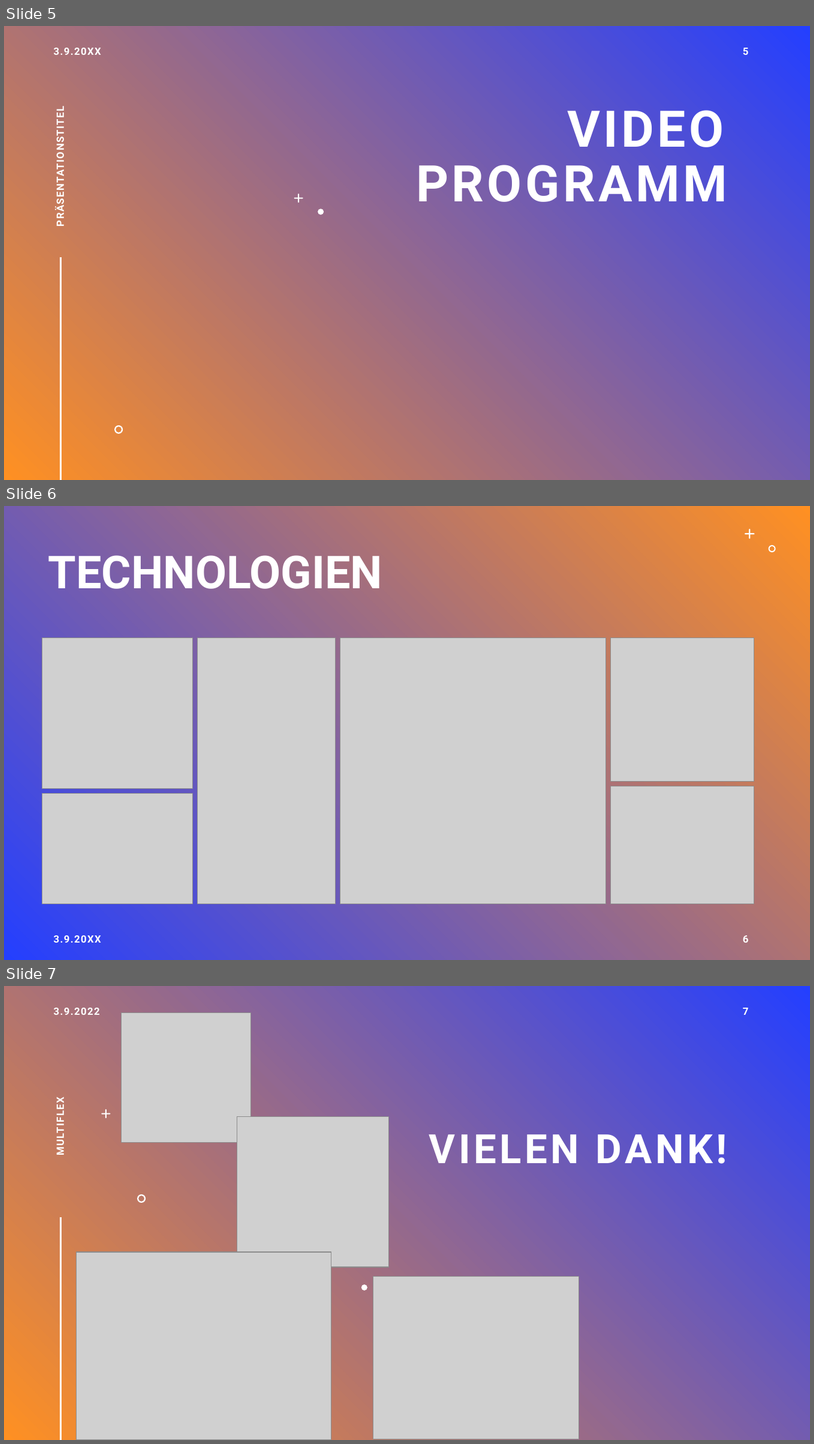
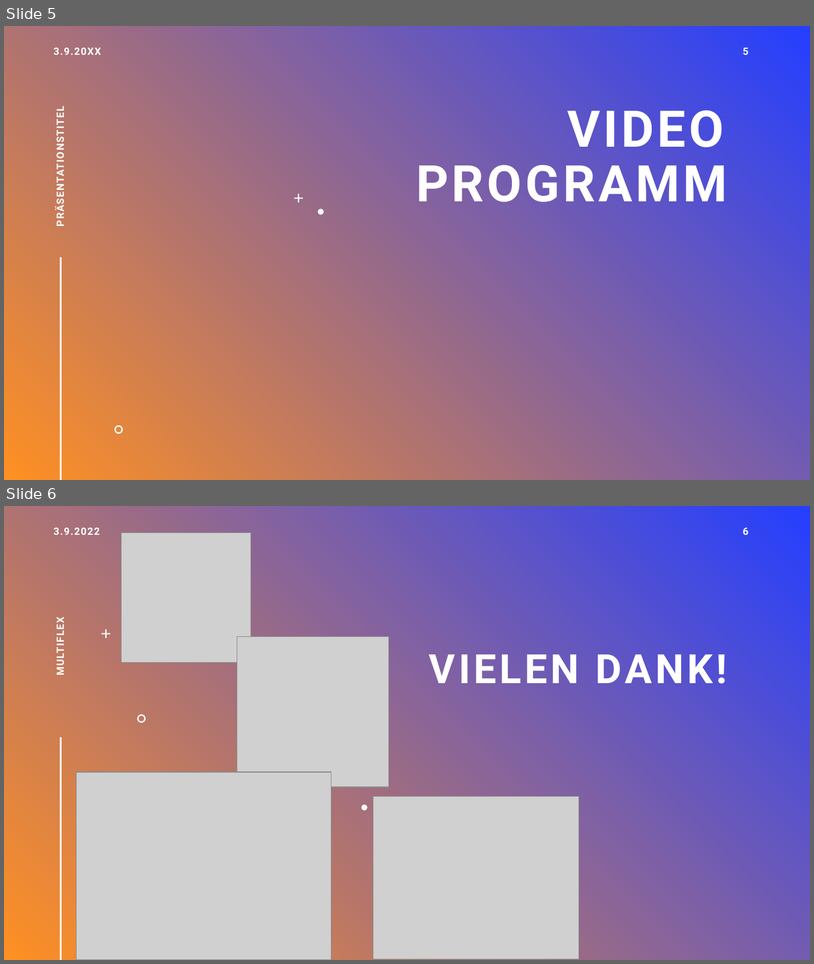
Before and after one commit to LegitesMax/multiflexlbkv, a slide deck: Präsentation/MultiFlex.pptx. Shown one above the other, each under a label of ours: slides 5, 6 and 7 before the commit, slides 5 and 6 after it. The pictures are 814x1444 and 814x964 pixels, drawn with LibreOffice and Linux fonts; fonts in the diff are those of the drawing; grey boxes stand for pictures. Boxes give left, top, right and bottom in pixels: in the first picture for what was removed or moved away, otherwise in the second. Text is boxed around its words. In the diff, an @@ line names an element or a change of style, - is before the commit and + after.

Commit message:
Revert "Video PowerPoint"
This reverts commit fe6fd7c83ba4e212fc1a50c76b30b77ec879eab2.

```diff
--- a/Präsentation/MultiFlex.pptx
+++ b/Präsentation/MultiFlex.pptx
@@ slide 6 removed at (x1=4, y1=506, x2=810, y2=960), background gradient #243FFF to #FF9022 @@
@@ freeform shape removed at (x1=745, y1=529, x2=755, y2=539) @@
@@ title removed at (x1=48, y1=547, x2=383, y2=600) @@
-TECHNOLOGIEN
@@ freeform shape removed at (x1=769, y1=546, x2=777, y2=553) @@
@@ picture removed at (x1=42, y1=638, x2=193, y2=789) @@
@@ picture removed at (x1=198, y1=638, x2=336, y2=904) @@
@@ picture removed at (x1=341, y1=638, x2=606, y2=904) @@
@@ picture removed at (x1=611, y1=638, x2=755, y2=781) @@
@@ picture removed at (x1=42, y1=793, x2=193, y2=903) @@
@@ picture removed at (x1=611, y1=786, x2=755, y2=903) @@
@@ text removed at (x1=54, y1=935, x2=101, y2=942) @@
-3.9.20XX
@@ page number removed at (x1=743, y1=935, x2=749, y2=942) @@
-6
@@ what was slide 7 is now slide 6 @@
@@ page number at (x1=743, y1=528, x2=749, y2=535): text changed @@
-7
+6
```
